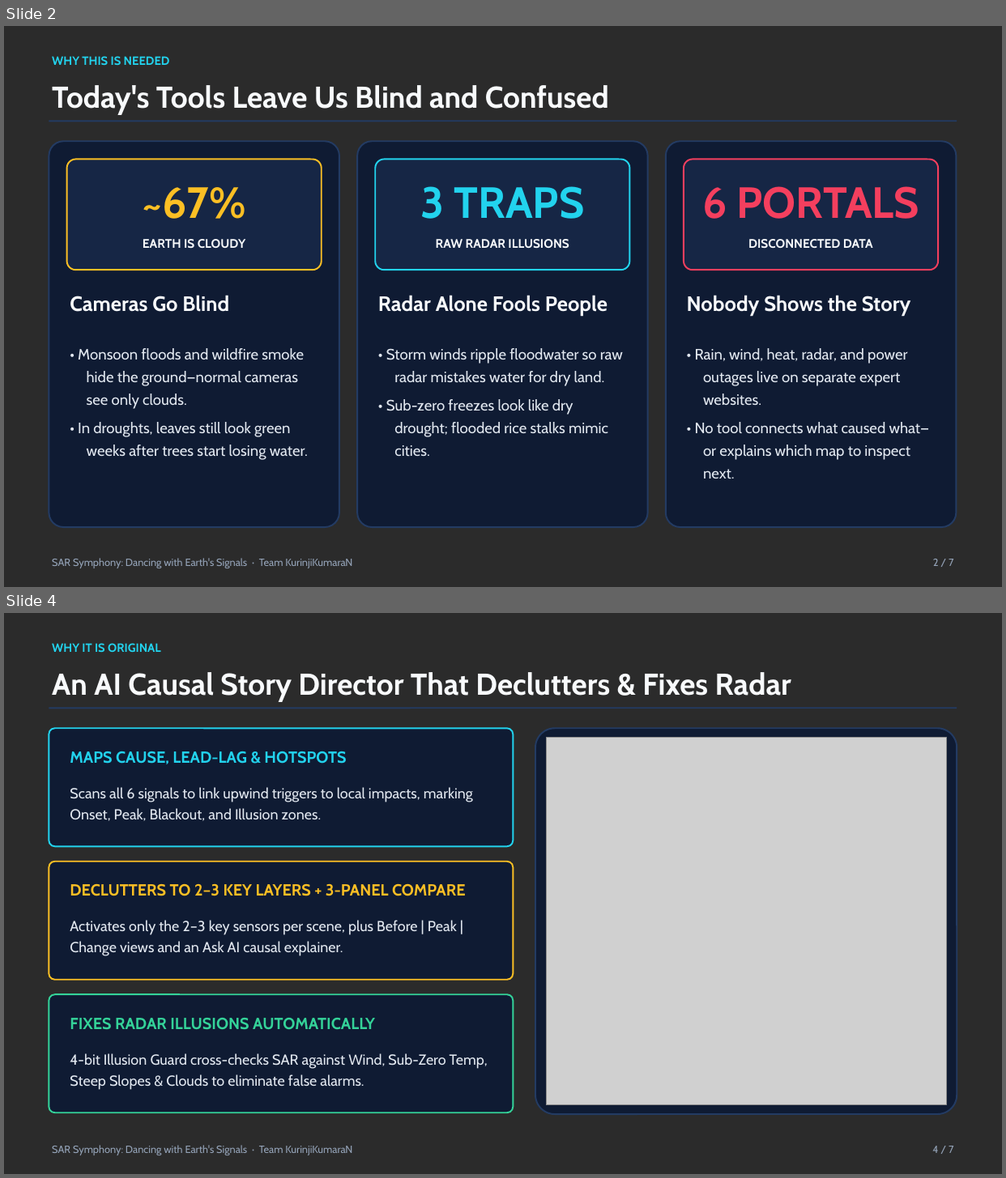
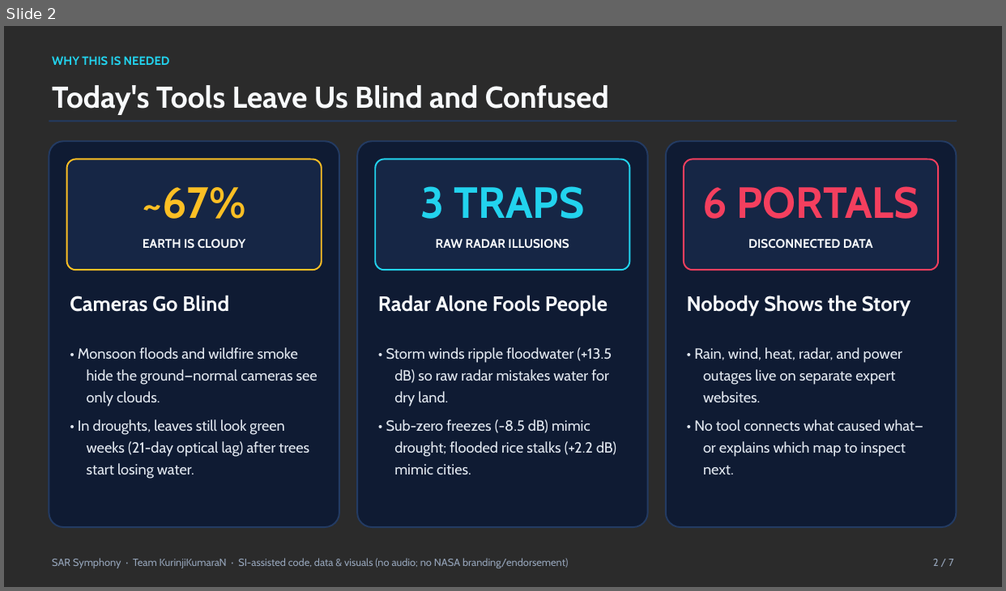
Before and after one commit to relatively-simple/SAR-Symphony, a slide deck: pitch/SAR_Symphony_Dancing_With_The_SARs_Pitch.pptx. Shown one above the other, each under a label of ours: slides 2 and 4 before the commit, slide 2 after it; the slides between them are not shown. The pictures are 1006x1178 and 1006x591 pixels, drawn with LibreOffice and Linux fonts; fonts in the diff are those of the drawing; grey boxes stand for pictures; background and template pictures are left out; a plain dark background stands for a picture behind light text. Boxes give left, top, right and bottom in pixels: in the first picture for what was removed or moved away, otherwise in the second. Text is boxed around its words. In the diff, an @@ line names an element or a change of style, - is before the commit and + after.

Commit message:
Add NASA Space Apps SI compliance watermarks, metadata disclosures, and optimize studio

```diff
--- a/pitch/SAR_Symphony_Dancing_With_The_SARs_Pitch.pptx
+++ b/pitch/SAR_Symphony_Dancing_With_The_SARs_Pitch.pptx
@@ slide 4 removed at (4, 613, 1002, 1174), background picture (left out) @@
@@ text removed at (52, 643, 161, 652) @@
-WHY IT IS ORIGINAL
@@ text removed at (52, 672, 791, 702) @@
-An AI Causal Story Director That Declutters & Fixes Radar
@@ rounded rectangle removed at (49, 707, 957, 709) @@
@@ rounded rectangle removed at (49, 728, 513, 846) @@
@@ rounded rectangle removed at (535, 728, 957, 1114) @@
@@ text removed at (70, 752, 346, 764) @@
-MAPS CAUSE, LEAD-LAG & HOTSPOTS
@@ picture removed at (546, 737, 947, 1105) @@
@@ text removed at (70, 787, 473, 821) @@
-Scans all 6 signals to link upwind triggers to local impacts, marking Onset, Peak, Blackout, and Illusion zones.
@@ rounded rectangle removed at (49, 862, 513, 980) @@
@@ text removed at (70, 884, 466, 897) @@
-DECLUTTERS TO 2–3 KEY LAYERS + 3-PANEL COMPARE
@@ text removed at (70, 920, 457, 956) @@
-Activates only the 2–3 key sensors per scene, plus Before | Peak | Change views and an Ask AI causal explainer.
@@ rounded rectangle removed at (49, 995, 513, 1113) @@
@@ text removed at (70, 1018, 375, 1030) @@
-FIXES RADAR ILLUSIONS AUTOMATICALLY
@@ text removed at (70, 1054, 488, 1090) @@
-4-bit Illusion Guard cross-checks SAR against Wind, Sub-Zero Temp, Steep Slopes & Clouds to eliminate false alarms.
@@ text removed at (52, 1145, 352, 1156) @@
-SAR Symphony: Dancing with Earth's Signals · Team KurinjiKumaraN
@@ text removed at (932, 1146, 953, 1153) @@
-4 / 7
@@ slide 2 changed as well @@
@@ text "• Rain, wind, heat, radar, ..." at (694, 348, 923, 475): size 14.5 to 14.2 pt; line spacing 1.25 to 1.24 @@
@@ text at (78, 348, 317, 407): size 14.5 to 14.2 pt in "• Monsoon floods and wildfire smoke hide ..."; line spacing 1.25 to 1.24 @@
@@ text at (386, 348, 616, 475): text changed; size 14.5 to 14.2 pt @@
-• Storm winds ripple floodwater so raw radar mistakes water for dry land.
-• Sub-zero freezes look like dry drought; flooded rice stalks mimic cities.
+• Storm winds ripple floodwater (+13.5 dB) so raw radar mistakes water for dry land.
+• Sub-zero freezes (-8.5 dB) mimic drought; flooded rice stalks (+2.2 dB) mimic cities.
@@ text at (78, 420, 309, 479): text changed; size 14.5 to 14.2 pt @@
-• In droughts, leaves still look green weeks after trees start losing water.
+• In droughts, leaves still look green weeks (21-day optical lag) after trees start losing water.
@@ text at (52, 558, 568, 569): text changed @@
-SAR Symphony: Dancing with Earth's Signals · Team KurinjiKumaraN
+SAR Symphony · Team KurinjiKumaraN · SI-assisted code, data & visuals (no audio; no NASA branding/endorsement)
```
Also in this commit, not shown: 5 other slides changed, 1 slide added, 42 other files.
